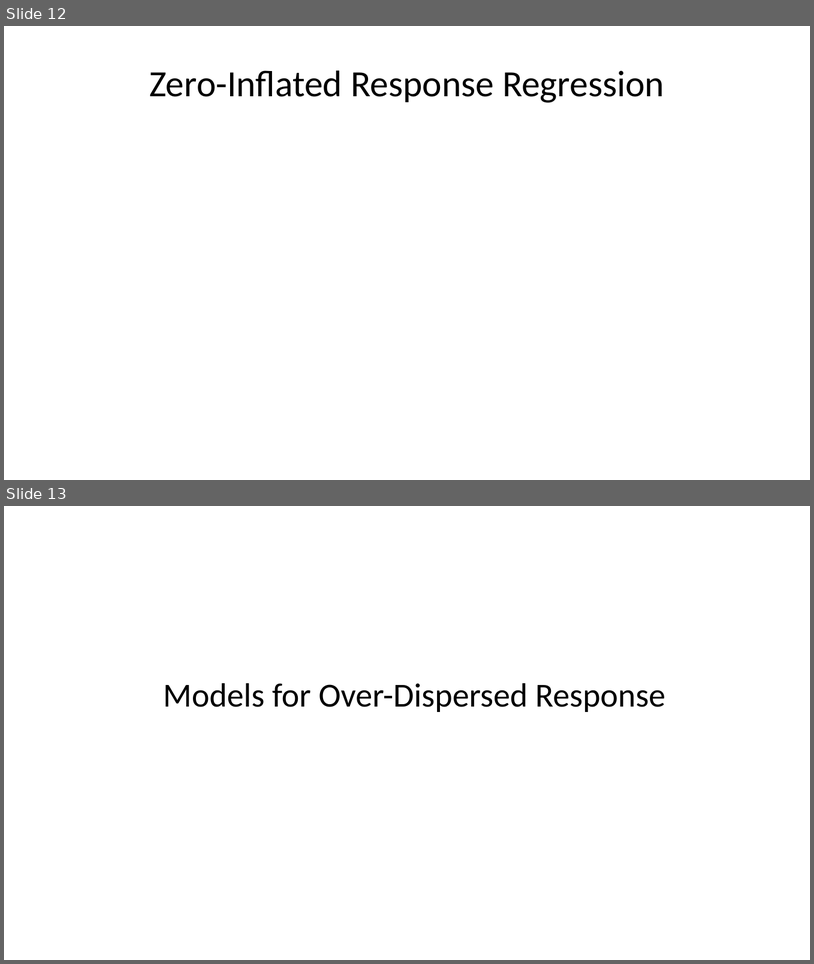
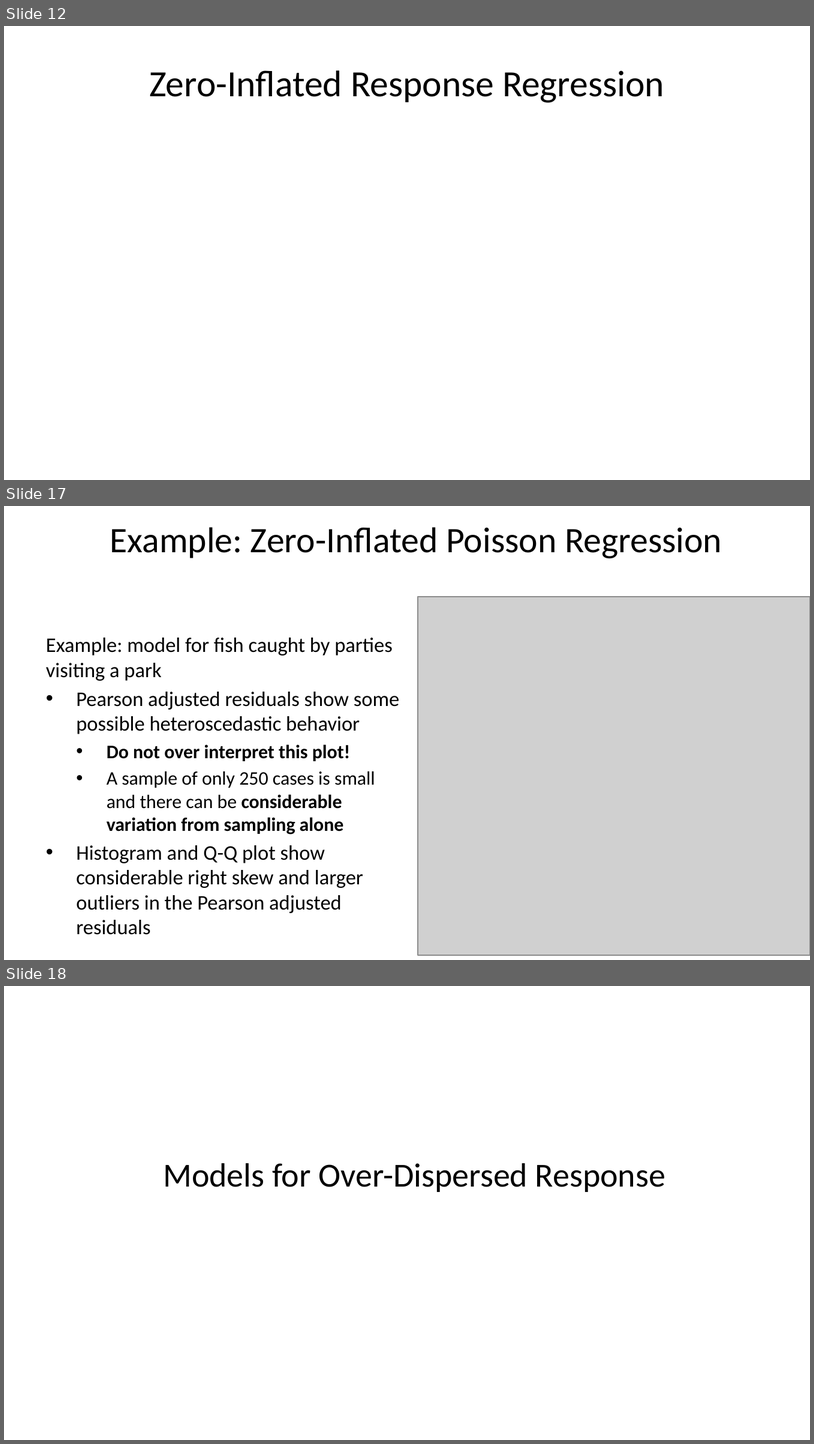
Before and after one commit to StephenElston/CSCI-E-83, a slide deck: LectureSlides/10b_ModelsFor OutliersAndOverdispersion.pptx. Shown one above the other, each under a label of ours: slides 12 and 13 before the commit, slides 12, 17 and 18 after it; the slides between them are not shown. The pictures are 814x964 and 814x1444 pixels, drawn with LibreOffice and Linux fonts; fonts in the diff are those of the drawing; grey boxes stand for pictures. Boxes give left, top, right and bottom in pixels: in the first picture for what was removed or moved away, otherwise in the second. Text is boxed around its words. In the diff, an @@ line names an element or a change of style, - is before the commit and + after.

Commit message:
Added additional examples to slide deck

```diff
--- a/LectureSlides/10b_ModelsFor OutliersAndOverdispersion.pptx
+++ b/LectureSlides/10b_ModelsFor OutliersAndOverdispersion.pptx
@@ slide 17 added at box(4, 506, 810, 960), background #FFFFFF @@
@@ title added at box(110, 527, 722, 559), 32 pt, text #000000 @@
+Example: Zero-Inflated Poisson Regression
@@ picture added at box(417, 597, 810, 954) @@
@@ text added at box(46, 637, 399, 934), 18.5 pt, text #000000 @@
+Example: model for fish caught by parties visiting a park
+• Pearson adjusted residuals show some possible heteroscedastic behavior
+  • Do not over interpret this plot!
+  • A sample of only 250 cases is small and there can be considerable variation from sampling alone
+• Histogram and Q-Q plot show considerable right skew and larger outliers in the Pearson adjusted residuals
@@ what was slide 13 is now slide 18 @@
```
Also in this commit, not shown: 1 slide changed, 11 other slides added, 2 slides removed.
